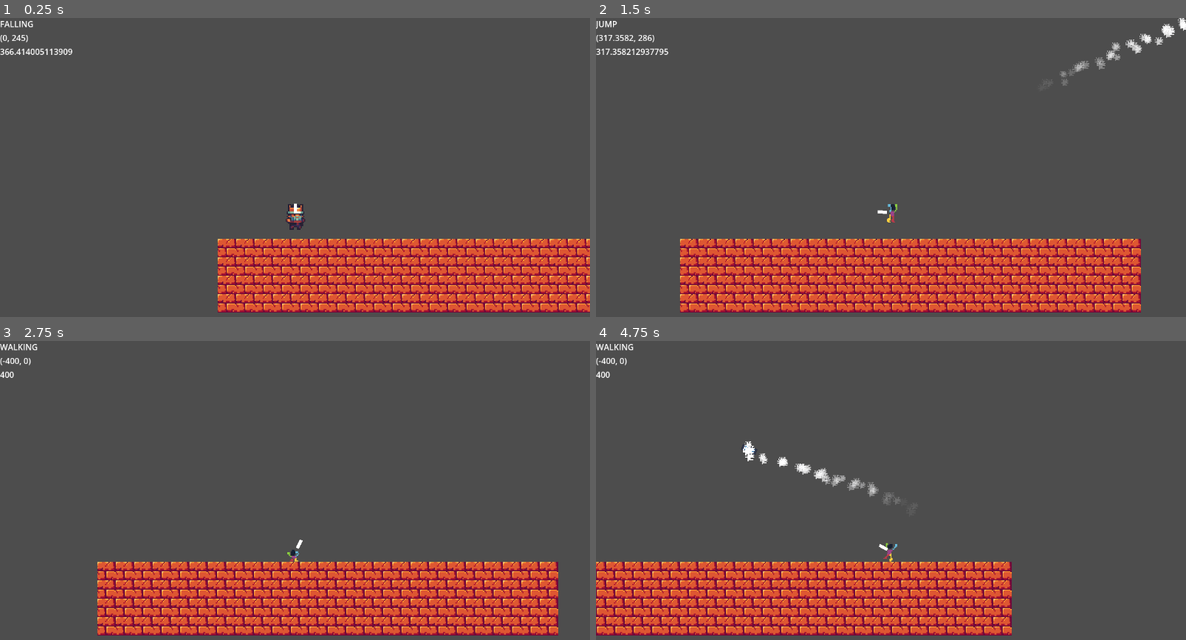
Above: before the commit, frames 1-4 (two rows, left to right).
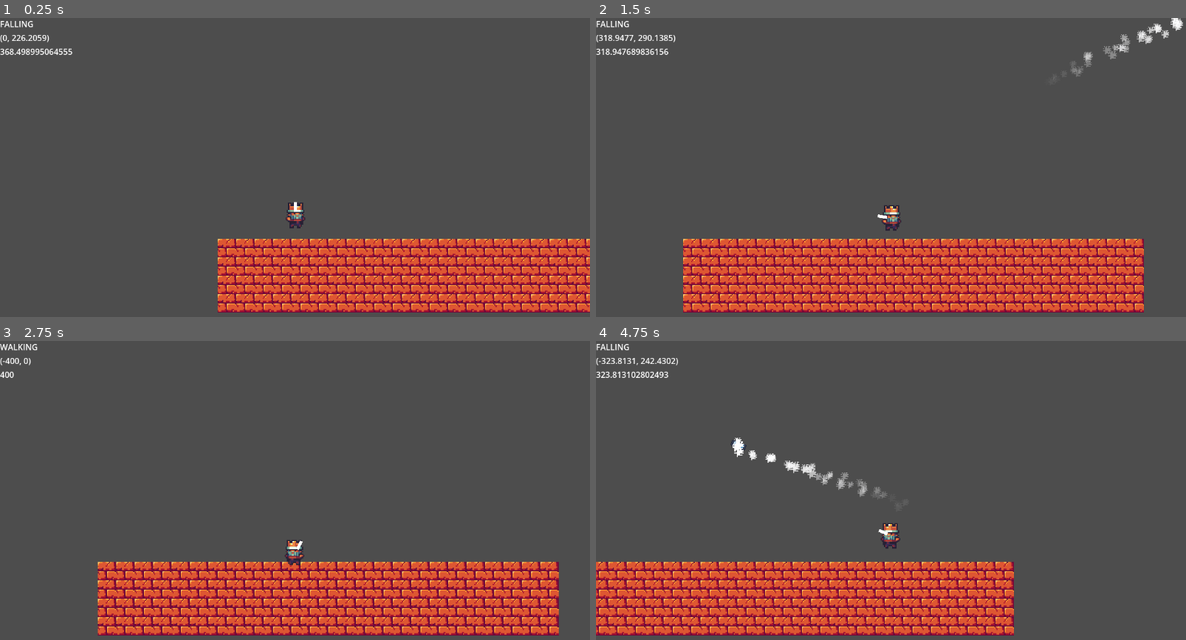
Above: after the commit, the same moments.

Repository: Shidoengie/unnamed-soldiertf2-game
Game: Godot game, scene res://Levels/TEST.tscn
The game is run twice, just before and just after one commit, with the same random seed, the same clock (stepped at 60 frames per second) and the same inputs. The engine's default icon, where the game draws it, is replaced by a stand-in: a white triangle on a blue panel in a dark square.
Inputs (mouse positions are in pixels of both pictures, inside the frame that each line leads up to):
- Up to frame 1 (0.25 s): no input
- Up to frame 2 (1.5 s): move the mouse to (1020, 167) at 0.52 s; hold Right (MoveRight) from 0.53 s (still down); click (1020, 167) at 0.6 s; tap Space (Jump) at 0.77, 0.8, 1.07, 1.35 s; move the mouse to (773, 200) at 1.27 s
- Up to frame 3 (2.75 s): tap Space (Jump) at 1.52, 1.82, 2.3 s; click (177, 523) at 1.55 s; move the mouse to (354, 433) at 2.02 s; release Right (MoveRight) at 2.03 s; hold Left (MoveLeft) from 2.03 s (still down); click (354, 433) at 2.1 s
- Up to frame 4 (4.75 s): move the mouse to (861, 574) at 2.77 s; release Left (MoveLeft) at 2.78 s; hold Right (MoveRight) 2.78-4.28 s; click (861, 574) at 2.85 s; tap Space (Jump) at 3.02, 3.32, 3.6, 3.77, 4.07, 4.52 s; move the mouse to (1068, 556) at 3.52 s; move the mouse to (714, 457) at 4.27 s; hold Left (MoveLeft) from 4.28 s (still down); click (714, 457) at 4.35 s

The runs differ from the first frame. In frame 1, 0.3% of the frame differs, in the area x 1-52%, y 5-71%; in frame 2, 12%, in the area x 0-100%, y 0-99%; in frame 3, 4.1%; in frame 4, 10%.

Commit message:
char to rigid attempt 1

Diff:
--- a/Scenes/Player/Player.gd
+++ b/Scenes/Player/Player.gd
@@ -1,6 +1,6 @@
-extends CharacterBody2D
+extends RigidBody2D
 
-var BodyAnimState
+var BodyAnimplayerState
 @onready var BodyAnimTree = $BodyAnimationTree as AnimationTree
 @onready var GUI = get_parent().find_child("GUI")
 @export var jumpForce = -400.0
@@ -12,10 +12,10 @@
 var jumped = false
 var canMove = false
 var isMoving = false
+var isOnfloor
 @export var walkSpeed = 400.0
 var walkSpeedmax
 var endSpeed = 0.0
-
 enum {JUMPING = 0,STOPED = 1,FALLING = 2,WALKING = 3}
 var anim_dict = {
 	0:"Jump",
@@ -23,57 +23,60 @@
 	2:"Fall",
 	3:"Walk",
 }
-var state
+var playerState
 func _ready():
-	BodyAnimState = BodyAnimTree.get("parameters/playback")
+	BodyAnimplayerState = BodyAnimTree.get("parameters/playback")
 	walkSpeedmax = walkSpeed
-func _physics_process(delta):
+func _integrate_forces(s):
+	var colArr = [$RayCast2d.is_colliding(),$RayCast2d2.is_colliding(),$RayCast2d3.is_colliding()]
+	isOnfloor = get_contact_count()>0
 	$Marker2d.look_at(get_global_mouse_position())
 
-	if not is_on_floor():
+	if get_contact_count() == 0:
 		canMove = true
-		velocity.y += gravity * delta
 		if jumped:
-			state = JUMPING
+			playerState = JUMPING
 		else:
-			state = FALLING
+			playerState = FALLING
 	else:
-		if state == JUMPING or state == FALLING:
-			state = STOPED
+		if playerState == JUMPING or playerState == FALLING:
+			playerState = STOPED
 		jumped = false
 
 	if Input.is_action_just_pressed("Shoot"):
-		var bulletInstance = bullet.instantiate()
-		print(Vector2.from_angle($Marker2d.rotation))
-		bulletInstance.dir = Vector2.from_angle($Marker2d.rotation)
-		bulletInstance.find_child("Icon").rotation = $Marker2d.rotation
-		bulletInstance.find_child("CollisionShape2d").rotation = $Marker2d.rotation
-		bulletInstance.position = global_position
-		get_parent().add_child(bulletInstance)
-	if Input.is_action_just_pressed("Jump") and is_on_floor():
-		velocity.y = jumpForce
+		shoot()
+	if Input.is_action_just_pressed("Jump") and isOnfloor:
+		s.linear_velocity.y = jumpForce
 		jumped = true
-	if state == JUMPING or state == FALLING:
+	if playerState == JUMPING or playerState == FALLING:
 		walkSpeed = max(lerp(walkSpeed,walkSpeedmax/2.5,0.01),walkSpeedmax/2.5)
 	else:
 		walkSpeed = walkSpeedmax
 	if Input.is_action_pressed("MoveLeft"):
-		velocity.x = -walkSpeed
+		s.linear_velocity.x = -walkSpeed
 		$Sprite2d.flip_h = true
 		isMoving = true
 	elif Input.is_action_pressed("MoveRight"):
-		velocity.x = walkSpeed
+		s.linear_velocity.x = walkSpeed
 		$Sprite2d.flip_h = false
 		isMoving = true
 	elif canMove:
 		isMoving = false
-		velocity.x = lerp(velocity.x,0.0,0.3)
-	if isMoving and is_on_floor():
-		state = WALKING
-	elif not isMoving and is_on_floor():
-		state = STOPED
-	BodyAnimState.travel(anim_dict[state])
-	GUI.states = state
+		s.linear_velocity.x = lerp(s.linear_velocity.x,0.0,0.3)
+	if isMoving and isOnfloor:
+		playerState = WALKING
+	elif not isMoving and isOnfloor:
+		playerState = STOPED
+
+	BodyAnimplayerState.travel(anim_dict[playerState])
+	GUI.states = playerState
 	GUI.walkspeed = walkSpeed
-	GUI.vel = velocity
-	move_and_slide()
+	GUI.vel = s.linear_velocity
+
+func shoot():
+	var bulletInstance = bullet.instantiate()
+	bulletInstance.dir = Vector2.from_angle($Marker2d.rotation)
+	bulletInstance.find_child("Icon").rotation = $Marker2d.rotation
+	bulletInstance.find_child("CollisionShape2d").rotation = $Marker2d.rotation
+	bulletInstance.position = global_position
+	get_parent().add_child(bulletInstance)
--- a/Scenes/Player/Player.tscn
+++ b/Scenes/Player/Player.tscn
@@ -9,7 +9,7 @@
 
 [sub_resource type="CapsuleShape2D" id="CapsuleShape2D_1ashn"]
 radius = 22.0
-height = 52.0
+height = 48.0
 
 [sub_resource type="AnimationNodeAnimation" id="AnimationNodeAnimation_c5nqg"]
 animation = &"Fall"
@@ -269,9 +269,12 @@
 "Walk": SubResource("Animation_na6da")
 }
 
-[node name="Player" type="CharacterBody2D"]
+[node name="Player" type="RigidBody2D"]
 position = Vector2(0, -8)
 collision_mask = 7
+max_contacts_reported = 1
+contact_monitor = true
+lock_rotation = true
 script = ExtResource("1_3x8r0")
 
 [node name="Sprite2d" type="Sprite2D" parent="."]
@@ -306,4 +309,19 @@
 polygon = PackedVector2Array(0, 24, 24, 24, 24, 32, 0, 32)
 
 [node name="Feet" type="Marker2D" parent="."]
-position = Vector2(-1, 25)
+position = Vector2(0, 24)
+
+[node name="RayCast2d" type="RayCast2D" parent="."]
+position = Vector2(-8, 17)
+target_position = Vector2(0, 9)
+collision_mask = 7
+
+[node name="RayCast2d2" type="RayCast2D" parent="."]
+position = Vector2(0, 17)
+target_position = Vector2(0, 9)
+collision_mask = 7
+
+[node name="RayCast2d3" type="RayCast2D" parent="."]
+position = Vector2(8, 17)
+target_position = Vector2(0, 9)
+collision_mask = 7
--- a/Scenes/Rocket/Rocket.gd
+++ b/Scenes/Rocket/Rocket.gd
@@ -14,18 +14,10 @@
 
 func _on_animation_player_animation_finished(anim_name):
 	queue_free()
-
-
-func _on_explosion_rad_body_entered(body):
+func _on_explosion_rad_body_shape_entered(body_rid, body, body_shape_index, local_shape_index):
 	var bodyDir = Vector2.from_angle(position.angle_to_point(body.position))*Vector2(3000,2000)
 	print(bodyDir)
 	if body is CharacterBody2D:
-		if body.name == "Player":
-			var feet = body.find_child("Feet")
-			bodyDir += Vector2.from_angle(
-				position.angle_to_point(feet.global_position)
-				)*Vector2(4,1)*1000
-		body.velocity = bodyDir
-		#Vector2.from_angle(position.angle_to_point(body.position))
+		pass
 	elif body is RigidBody2D:
 		pass
--- a/Scenes/Rocket/Rocket.tscn
+++ b/Scenes/Rocket/Rocket.tscn
@@ -207,14 +207,14 @@
 tracks/11/type = "value"
 tracks/11/imported = false
 tracks/11/enabled = true
-tracks/11/path = NodePath("../ExplosionRad/CollisionShape2d2:disabled")
+tracks/11/path = NodePath("../ExplosionRad/CollisionShape2d:disabled")
 tracks/11/interp = 1
 tracks/11/loop_wrap = true
 tracks/11/keys = {
-"times": PackedFloat32Array(0, 0.2),
-"transitions": PackedFloat32Array(1, 1),
-"update": 1,
-"values": [false, true]
+"times": PackedFloat32Array(0),
+"transitions": PackedFloat32Array(1),
+"update": 1,
+"values": [false]
 }
 
 [sub_resource type="Animation" id="Animation_y04nm"]
@@ -354,14 +354,14 @@
 tracks/11/type = "value"
 tracks/11/imported = false
 tracks/11/enabled = true
-tracks/11/path = NodePath("../ExplosionRad/CollisionShape2d2:disabled")
+tracks/11/path = NodePath("../ExplosionRad/CollisionShape2d:disabled")
 tracks/11/interp = 1
 tracks/11/loop_wrap = true
 tracks/11/keys = {
 "times": PackedFloat32Array(0),
 "transitions": PackedFloat32Array(1),
 "update": 1,
-"values": [true]
+"values": [false]
 }
 
 [sub_resource type="AnimationLibrary" id="AnimationLibrary_82apj"]
@@ -370,8 +370,8 @@
 "RESET": SubResource("Animation_y04nm")
 }
 
-[sub_resource type="CircleShape2D" id="CircleShape2D_12xum"]
-radius = 104.307
+[sub_resource type="CircleShape2D" id="CircleShape2D_x7oxt"]
+radius = 88.3629
 
 [node name="Rocket" type="Area2D"]
 collision_layer = 2
@@ -420,10 +420,9 @@
 
 [node name="ExplosionRad" type="Area2D" parent="."]
 
-[node name="CollisionShape2d2" type="CollisionShape2D" parent="ExplosionRad"]
-shape = SubResource("CircleShape2D_12xum")
-disabled = true
+[node name="CollisionShape2d" type="CollisionShape2D" parent="ExplosionRad"]
+shape = SubResource("CircleShape2D_x7oxt")
 
 [connection signal="body_entered" from="." to="." method="_on_rocket_body_entered"]
 [connection signal="animation_finished" from="AnimationPlayer" to="." method="_on_animation_player_animation_finished"]
-[connection signal="body_entered" from="ExplosionRad" to="." method="_on_explosion_rad_body_entered"]
+[connection signal="body_shape_entered" from="ExplosionRad" to="." method="_on_explosion_rad_body_shape_entered"]
